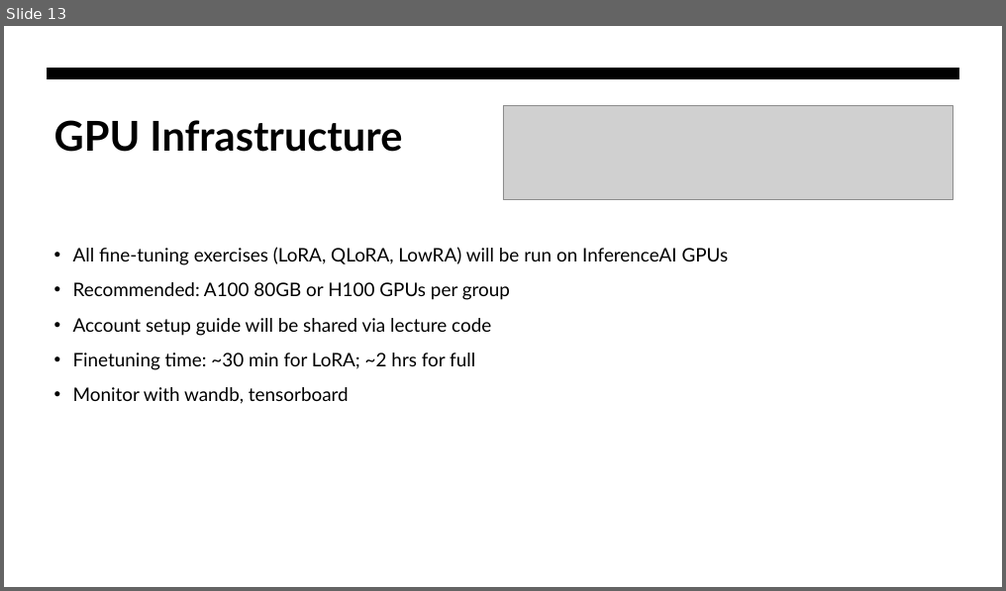
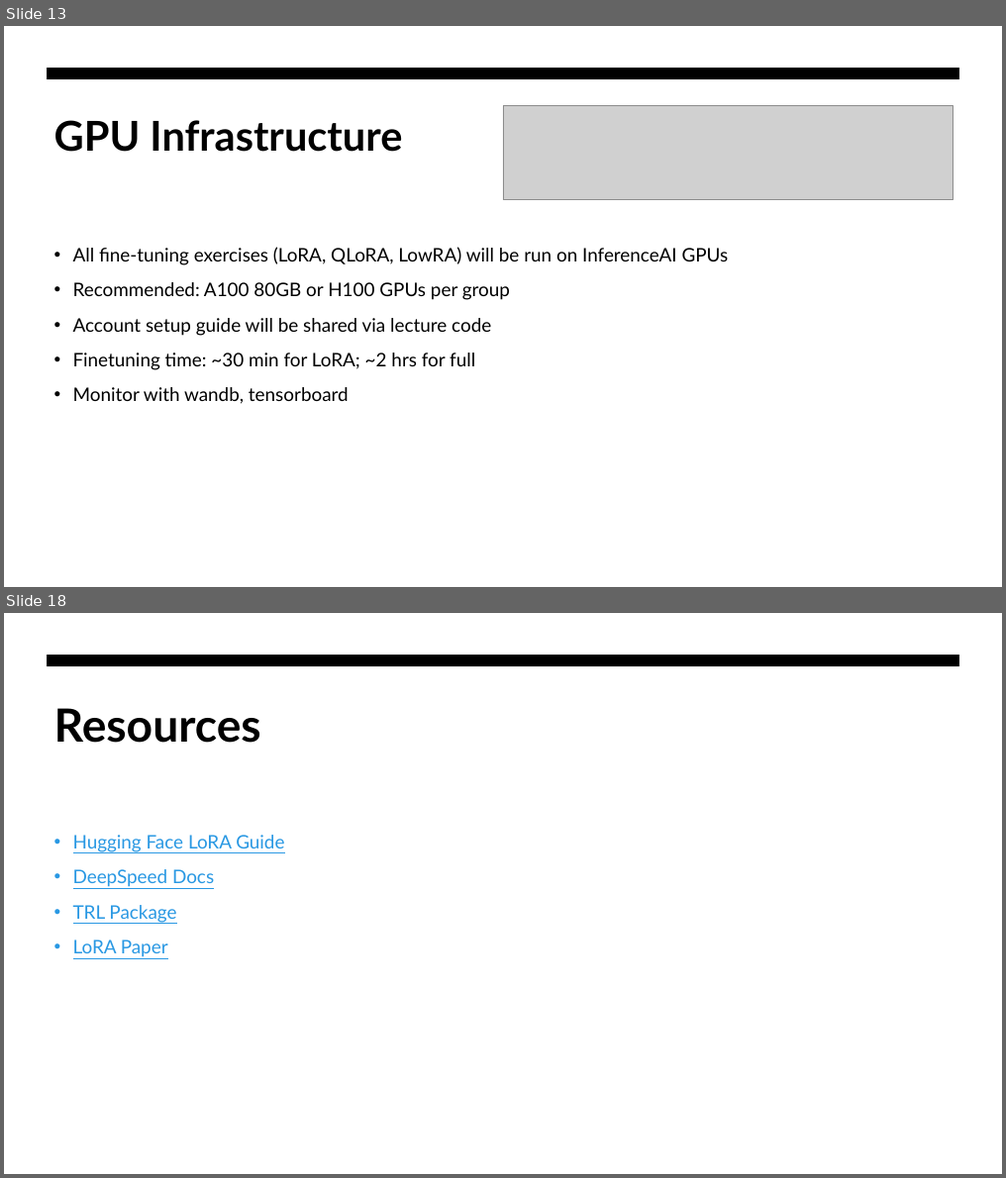
Before and after one commit to inference-ai-course/MLE_in_Gen_AI-Course, a slide deck: class5/Class_5_Presentation.pptx. Shown one above the other, each under a label of ours: slide 13 before the commit, slides 13 and 18 after it; the slides between them are not shown. The pictures are 1006x591 and 1006x1178 pixels, drawn with LibreOffice and Linux fonts; fonts in the diff are those of the drawing; grey boxes stand for pictures. Boxes give left, top, right and bottom in pixels: in the first picture for what was removed or moved away, otherwise in the second. Text is boxed around its words. In the diff, an @@ line names an element or a change of style, - is before the commit and + after.

```diff
--- a/class5/Class_5_Presentation.pptx
+++ b/class5/Class_5_Presentation.pptx
@@ slide 18 added at (x1=4, y1=613, x2=1002, y2=1174), background #FFFFFF; not listed: 1 template element that a slide beside it also shows @@
@@ title added at (x1=54, y1=708, x2=261, y2=743), 44 pt, text #000000, bold @@
+Resources
@@ text added at (x1=73, y1=835, x2=284, y2=958), 18 pt, text #2998E3, underline @@
+• Hugging Face LoRA Guide
+• DeepSpeed Docs
+• TRL Package
+• LoRA Paper
```
Also in this commit, not shown: 6 other slides added, 1 slide removed, 2 other files.
